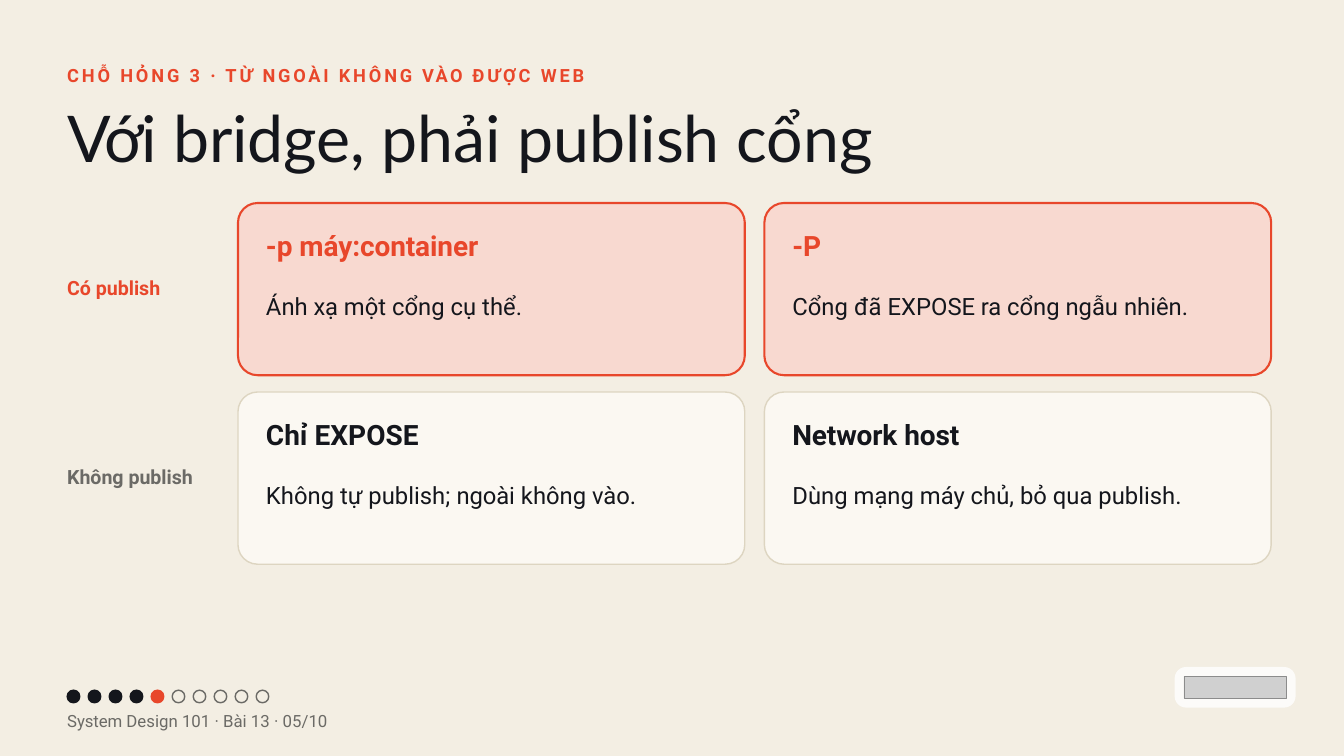
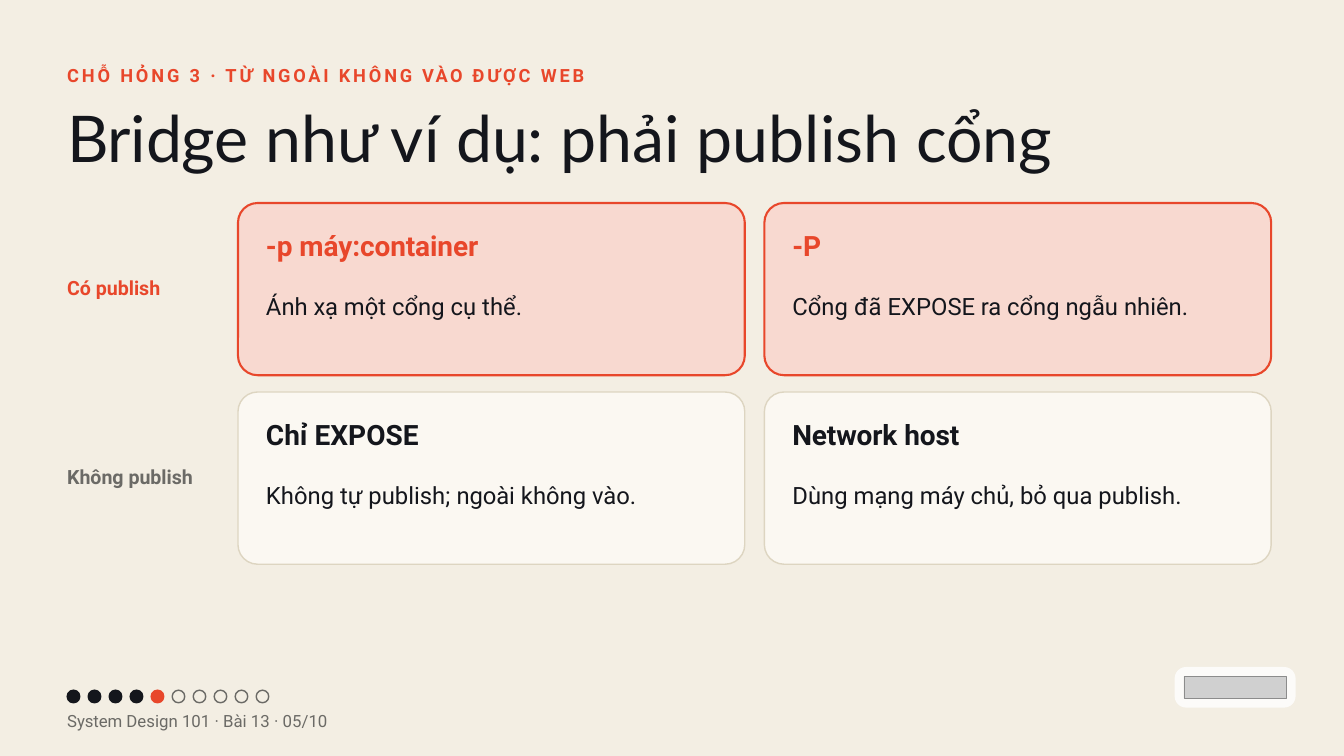
Before and after one commit to vohoailinh90/tool-marketing-studio, a slide deck: slide 5 of system-design-101/vi/lessons/sd-13-013/slides/sd-13-013.pptx. Drawn at 1344x756 pixels with LibreOffice and Linux fonts; fonts in the diff are those of the drawing; grey boxes stand for pictures. Boxes give left, top, right and bottom in pixels: in the first picture for what was removed or moved away, otherwise in the second. Text is boxed around its words. In the diff, an @@ line names an element or a change of style, - is before the commit and + after.

```diff
--- a/system-design-101/vi/lessons/sd-13-013/slides/sd-13-013.pptx
+++ b/system-design-101/vi/lessons/sd-13-013/slides/sd-13-013.pptx
@@ text at (x1=67, y1=109, x2=1052, y2=174): text changed @@
-Với bridge, phải publish cổng
+Bridge như ví dụ: phải publish cổng
```
Also in this commit, not shown: 4 other files.
